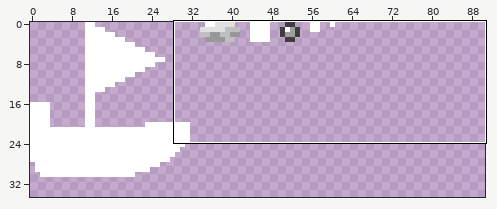
Sprite sheet: res/spritesheet0.png. Above, an overview of the earlier version with the close-up marked.
Close-up. Old version:
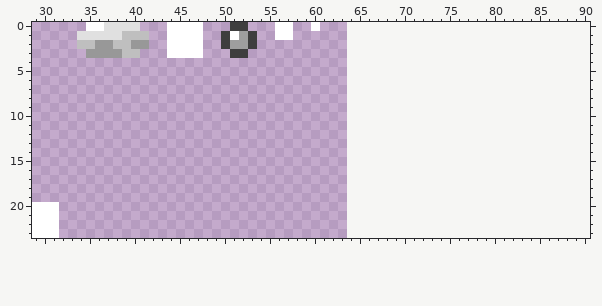
The file is 64x64 pixels. Shown: x 29..90, y 0..23. The old version is drawn lined up with the new one, on the new canvas. The wide view leaves out empty margins.
Now the later version:
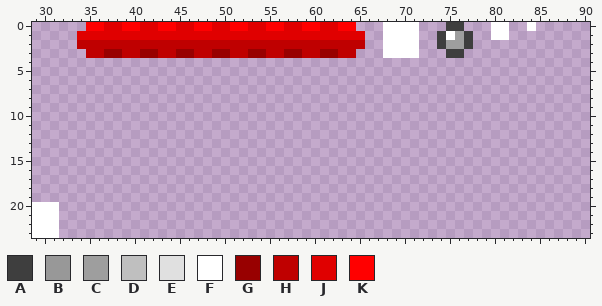
Palette (. is transparent): A #3e3e3e  B #989898  C #9e9e9e  D #bfbfbf  E #e0e0e0  F #ffffff  G #980000  H #bf0000  J #e00000  K #ff0000
Change:
{"change": "canvas 64x64 -> 128x64"}
{"y":0,"x":35,"old":"FFEEEE...FFFF...AA...FF..F....","new":"KKJJKKJJKKJJKKJJKKJJKKJJKKJJKK"}
{"y":0,"x":68,"old":"....","new":"FFFF"}
{"y":0,"x":75,"old":"..","new":"AA"}
{"y":0,"x":80,"old":"..","new":"FF"}
{"y":0,"x":84,"old":".","new":"F"}
{"y":1,"x":34,"old":"EEEEEDDD..FFFF..AFCA..FF........","new":"JJJJJJJJJJJJJJJJJJJJJJJJJJJJJJJJ"}
{"y":1,"x":68,"old":"....","new":"FFFF"}
{"y":1,"x":74,"old":"....","new":"AFCA"}
{"y":1,"x":80,"old":"..","new":"FF"}
{"y":2,"x":34,"old":"DDBBDDBB..FFFF..ACCA............","new":"HHHHHHHHHHHHHHHHHHHHHHHHHHHHHHHH"}
{"y":2,"x":68,"old":"....","new":"FFFF"}
{"y":2,"x":74,"old":"....","new":"ACCA"}
{"y":3,"x":35,"old":"BBBBDD...FFFF...AA............","new":"HHGGHHGGHHGGHHGGHHGGHHGGHHGGHH"}
{"y":3,"x":68,"old":"....","new":"FFFF"}
{"y":3,"x":75,"old":"..","new":"AA"}
{"label":"changed","picture_box":[77,22,536,58]}
